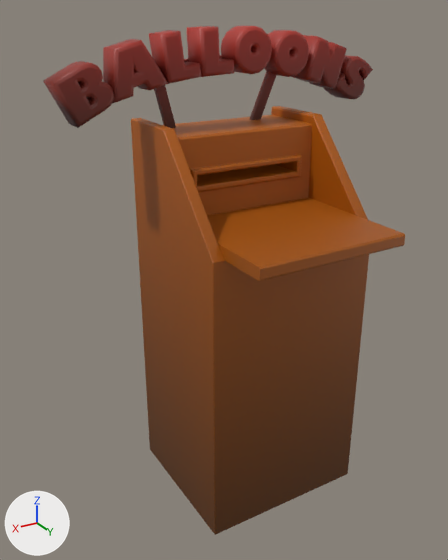
Renders of the FBX model Assets/Models/Dispenser.fbx from each side of a commit.
The view is the same before and after, from a 50 mm camera at (0.738, 1.168, 1.099) aimed at (0.075, 0.062, 0.546). Lighting does not change. The marker at lower left points along +X, +Y and +Z. The first picture is the older version. Vertices at exactly the same position are counted once.

Script lines for the objects in view, before the commit:
```python
me_balloons__001 = bpy.data.meshes.new('BALLOONS!.001')
me_balloons__001.from_pydata(...)  # 1068 vertices, 1234 faces; spans x -0.399..0.396, y -0.082..-0.014, z 0.896..1.075
me_balloons__001.materials.append(mat_material)  # picture img_gradient_pallete_png
me_cube_003 = bpy.data.meshes.new('Cube.003')
me_cube_003.from_pydata(...)  # 52 vertices, 46 faces; spans x -0.246..0.246, y -0.092..-0.065, z 0.852..1.014
me_cube_003.materials.append(mat_material)  # picture img_gradient_pallete_png
me_cube_004 = bpy.data.meshes.new('Cube.004')
me_cube_004.from_pydata(...)  # 134 vertices, 119 faces; spans x -0.2..0.2, y -0.124..0.349, z 0.0..0.888
me_cube_004.materials.append(mat_material)  # picture img_gradient_pallete_png
ob_cube = bpy.data.objects.new('Cube', me_cube_004)
ob_cube.location = (0.0, 0.0, 0.0)
ob_cube_003 = bpy.data.objects.new('Cube.003', me_cube_003)
ob_cube_003.location = (0.0, 0.0, 0.0)
ob_text_001 = bpy.data.objects.new('Text.001', me_balloons__001)
ob_text_001.location = (0.0, 0.0, 0.0)
```
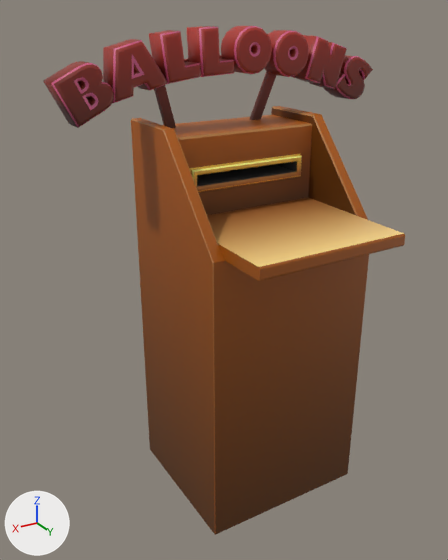
Commit message: Updated dispenser model

Pixel boxes [x1, y1, x2, y2] of what changed, in the pictures (448 x 560 px):
part 1 of me_cube_004, surface changed: [131, 107, 404, 535] in both
part 2 of me_balloons__001, surface changed: [51, 26, 365, 128] in both

Patch to the scene script:
```diff
--- a/Assets/Models/Dispenser.fbx.py
+++ b/Assets/Models/Dispenser.fbx.py
@@ me_cube_004 @@
 me_cube_004.from_pydata(...)  # 134 vertices, 119 faces; spans x -0.2..0.2, y -0.124..0.349, z 0.0..0.888
 # used by ob_cube; location = (0.0, 0.0, 0.0)
+# me_cube_004 part 1: texture (UV) coordinates of 70 of 119 faces, centred in x -0.199..0.199, y -0.072..0.253, z 0.335..0.887, changed; they spanned u 0.2..0.22, v 0.34..0.48 and now span u 0.18..0.35, v 0.01..0.83
 me_cube_004.materials.append(mat_material)
@@ me_balloons__001 @@
 # used by ob_text_001; location = (0.0, 0.0, 0.0)
-me_balloons__001.from_pydata(...)  # 1068 vertices, 1234 faces; spans x -0.399..0.396, y -0.082..-0.014, z 0.896..1.075
+me_balloons__001.from_pydata(...)  # 1067 vertices, 1234 faces; spans x -0.399..0.396, y -0.082..-0.014, z 0.896..1.075
+# me_balloons__001 part 2: 178 kept faces spanning x -0.399..0.396, y -0.022..-0.014, z 0.896..1.075 get new texture (UV) coordinates
+# edits to the shape of me_balloons__001 do not show in these pictures
 me_balloons__001.materials.append(mat_material)
```
